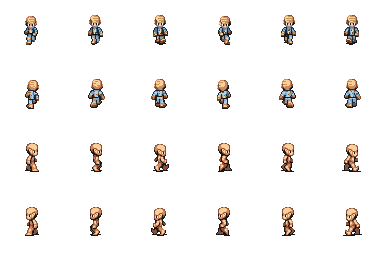
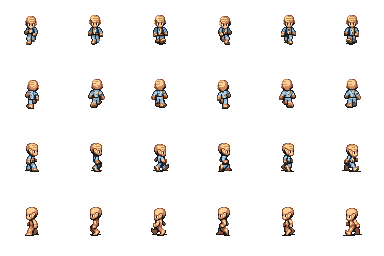
Layers edited between the first and the second w=384, h=256 image:
hid "Layer 2", painted on it over [27, 22, 357, 160]
painted on "Layer 4" over [27, 155, 356, 162]
painted on "Layer 3" over [26, 161, 356, 171]
painted on "Layer 1" over [27, 29, 359, 172]
